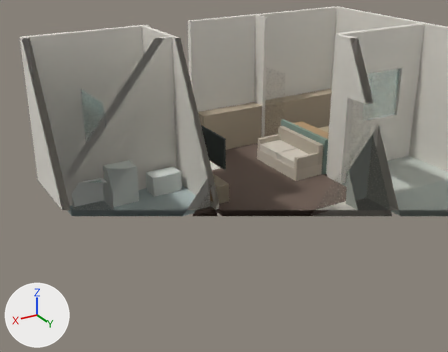
The glTF model deliverables/B8-2F_幾何模型_v0.3.glb, before and after one commit.
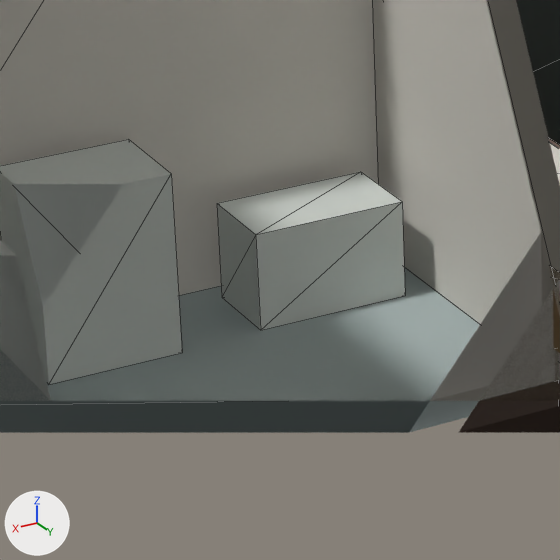
There are two pictures of each version: one whole from a 50 mm camera at (12.0, 13.8, 5.94) aimed at (5.28, 2.62, 0.35), one close up on the part from 23% to 47% of the width and 38% to 68% of the height. The axes (+X, +Y, +Z) are drawn at lower left. The lights are the same throughout. The older version's two pictures come first. The close-ups show mesh edges as thin lines. Everything nearer to the camera than a plane just in front of the edit is cut away. Vertices at exactly the same position are counted once.

The older version as bpy lines, for what is in view:
```python
me_mesh_40 = bpy.data.meshes.new('Mesh_40')
me_mesh_40.from_pydata(...)  # a box spanning x -0.05..0.05, y -0.85..0.85, z -1.7..1.7
me_mesh_40.materials.append(mat_material_40)  # white #e5e1d8
me_mesh_89 = bpy.data.meshes.new('Mesh_89')
me_mesh_89.from_pydata(...)  # a box spanning x -0.355..0.355, y -0.64..0.64, z -0.275..0.275
me_mesh_89.materials.append(mat_material_89)  # white #edf0eb
me_mesh_93 = bpy.data.meshes.new('Mesh_93')
me_mesh_93.from_pydata(...)  # a box spanning x -0.35..0.35, y -0.2..0.2, z -0.225..0.225
me_mesh_93.materials.append(mat_material_93)  # white #e6ece6
ob_bath_tub = bpy.data.objects.new('bath-tub', me_mesh_89)
ob_bath_tub.location = (8.205, 2.35, 0.275)
ob_main_wc = bpy.data.objects.new('main-wc', me_mesh_93)
ob_main_wc.location = (6.47, 1.92, 0.225)
ob_mainbath_west = bpy.data.objects.new('mainbath-west', me_mesh_40)
ob_mainbath_west.location = (5.928, 2.352, 1.7)
# also in view: 'floor-closet' at (7.31, 3.86, -0.06); 'bath-divider' at (7.31, 1.55, 1.7); 'tv' at (5.49, 2.37, 1.05); 'main-wash' at (7.5, 1.92, 0.41); 'electrical-cabinet' at (6.26, 3.41, 1.1)
```
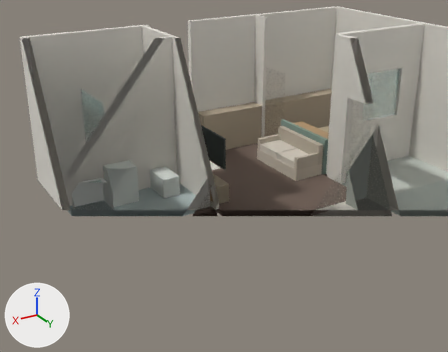
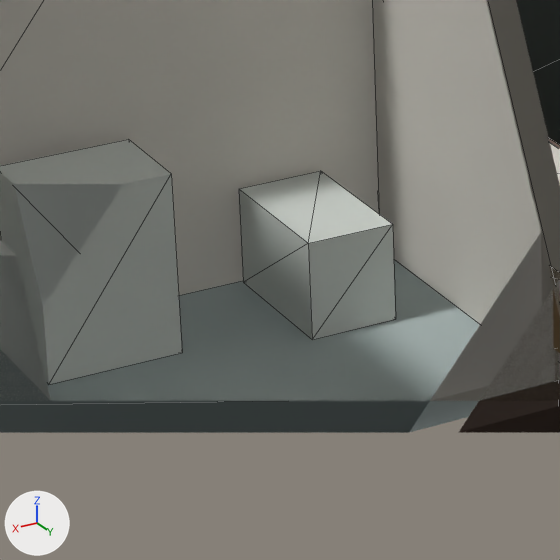
Edits to the bpy script that builds the scene:
```text
Change me_mesh_93:
    used by ob_main_wc; location = (6.47, 1.92, 0.225)
    remove me_mesh_93.from_pydata(...)  # 8 vertices, 12 faces; spans x -0.35..0.35, y -0.2..0.2, z -0.225..0.225
    add me_mesh_93.from_pydata(...)  # 8 vertices, 12 faces; spans x -0.2..0.2, y -0.35..0.35, z -0.225..0.225
    me_mesh_93 part 1: the whole mesh is scaled about its middle by (0.571, 1.75, 1)
Change ob_main_wc:
    ob_main_wc.location: (6.47, 1.92, 0.225) -> (6.47, 1.97, 0.225)
```

Pixel boxes (x1, y1, x2, y2) of what changed, in the close-ups (560 x 560 px):
'main-wc', moved, rescaled (16% narrower, 7% taller)
    before: (217, 172, 405, 330)
    after: (239, 171, 396, 340)
